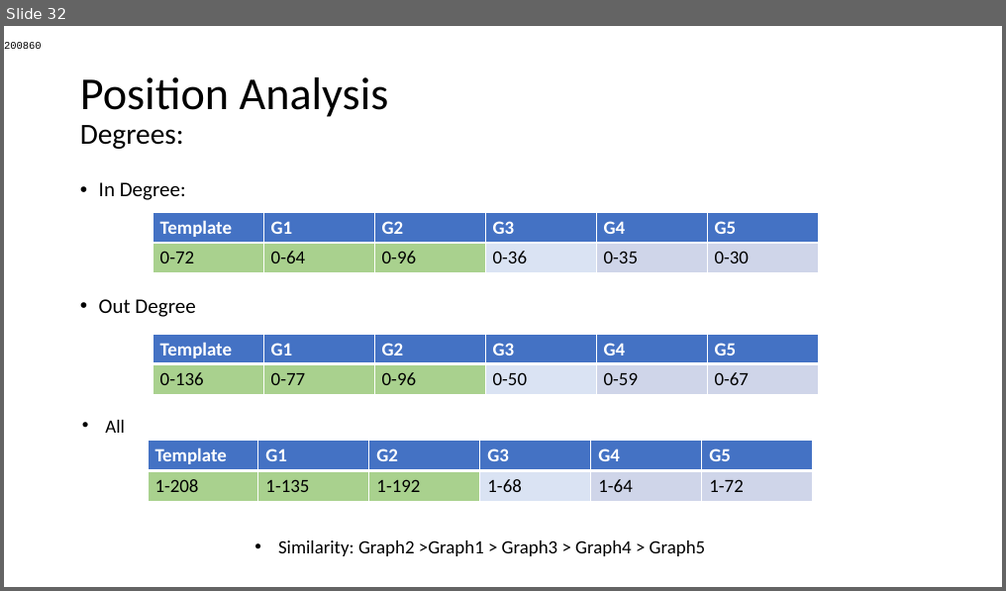
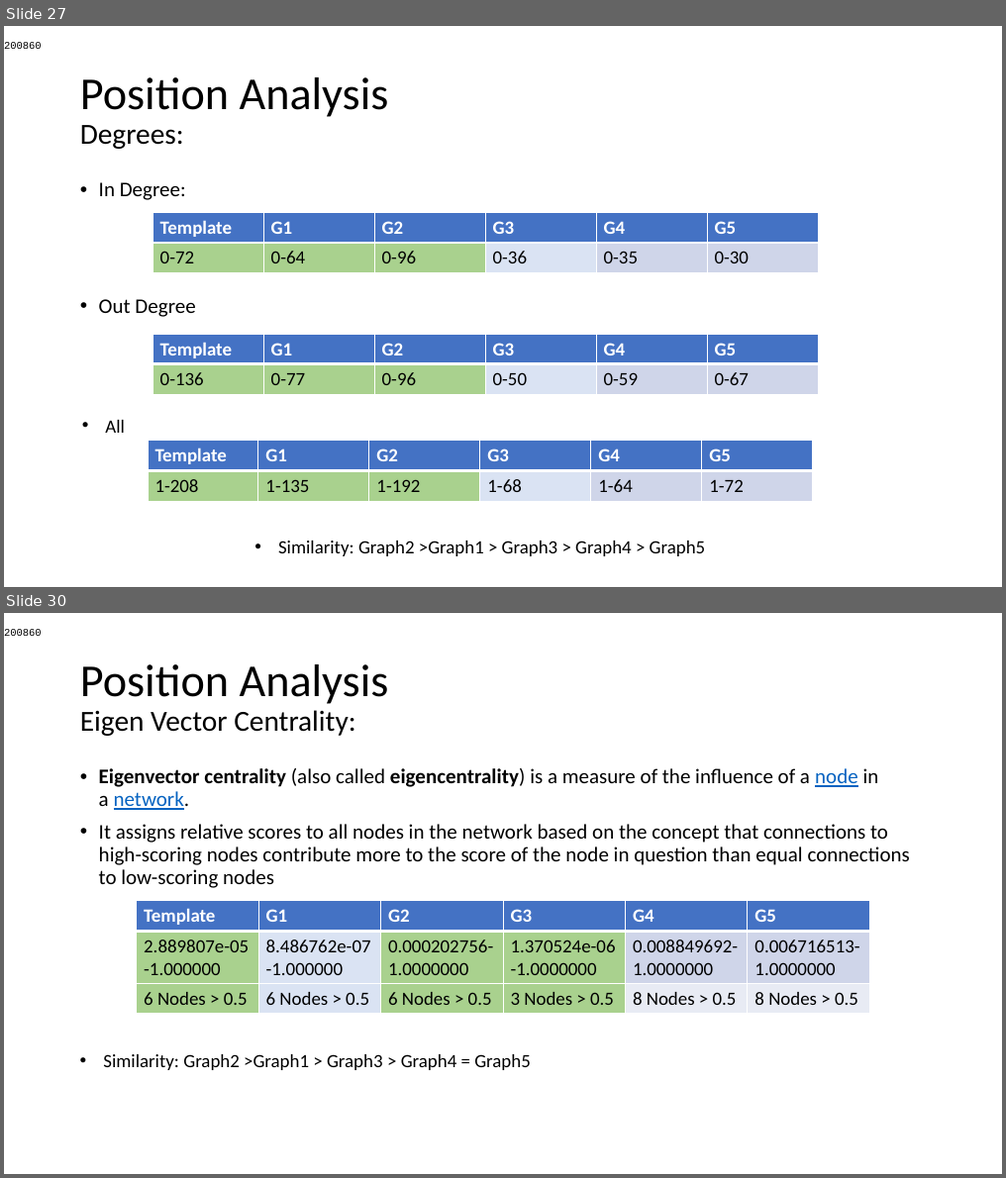
Before and after one commit to AtrayeeNeog/Visualization_2019-20, a slide deck: Documentation/Presentation/Project_Presentation_v2.pptx. Shown one above the other, each under a label of ours: slide 32 before the commit, slides 27 and 30 after it; the slides between them are not shown. The pictures are 1006x591 and 1006x1178 pixels, drawn with LibreOffice and Linux fonts; fonts in the diff are those of the drawing. Boxes give left, top, right and bottom in pixels: in the first picture for what was removed or moved away, otherwise in the second. Text is boxed around its words. In the diff, an @@ line names an element or a change of style, - is before the commit and + after.

```diff
--- a/Documentation/Presentation/Project_Presentation_v2.pptx
+++ b/Documentation/Presentation/Project_Presentation_v2.pptx
@@ slide 30 added at [4,613,1002,1174], background #FFFFFF @@
@@ text added at [4,629,42,636], 10 pt, text #000000 @@
+200860
@@ title added at [80,664,389,736], 28 pt, text #000000 @@
+Position Analysis
+Eigen Vector Centrality:
@@ text added at [99,768,910,888], 20 pt, text #000000 @@
+• Eigenvector centrality (also called eigencentrality) is a measure of the influence of a node in a network.
+• It assigns relative scores to all nodes in the network based on the concept that connections to high-scoring nodes contribute more to the score of the node in question than equal connections to low-scoring nodes
@@ table added at [137,901,868,1014], 3 rows, 6 columns @@
+Template | G1 | G2 | G3 | G4 | G5
+2.889807e-05-1.000000 | 8.486762e-07-1.000000 | 0.000202756-1.0000000 | 1.370524e-06-1.0000000 | 0.008849692-1.0000000 | 0.006716513-1.0000000
+6 Nodes > 0.5 | 6 Nodes > 0.5 | 6 Nodes > 0.5 | 3 Nodes > 0.5 | 8 Nodes > 0.5 | 8 Nodes > 0.5
@@ text added at [103,1055,531,1070], 18 pt, text #000000 @@
+• Similarity: Graph2 >Graph1 > Graph3 > Graph4 = Graph5
@@ what was slide 32 is now slide 27 @@
```
Also in this commit, not shown: 5 other slides added, 5 slides removed.
